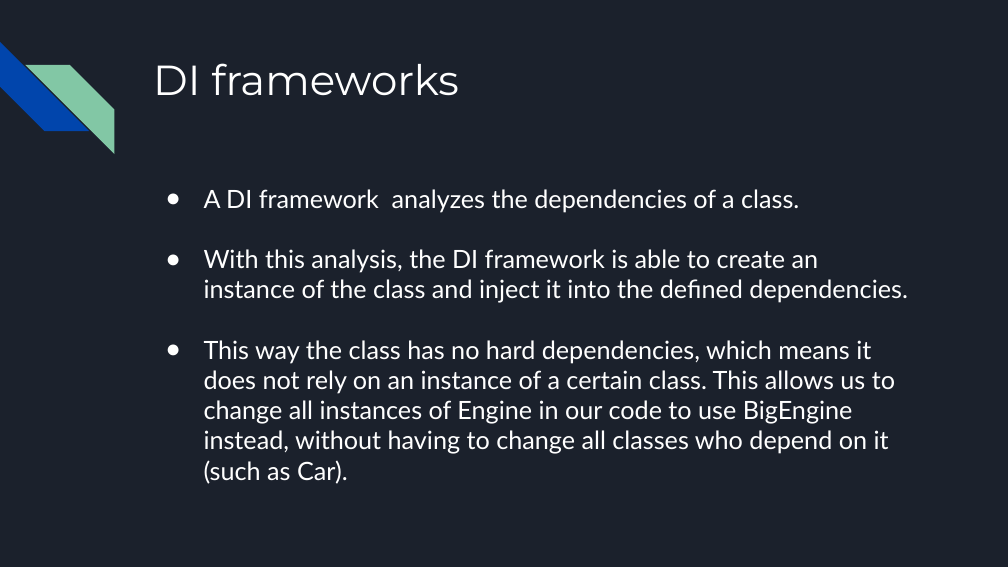
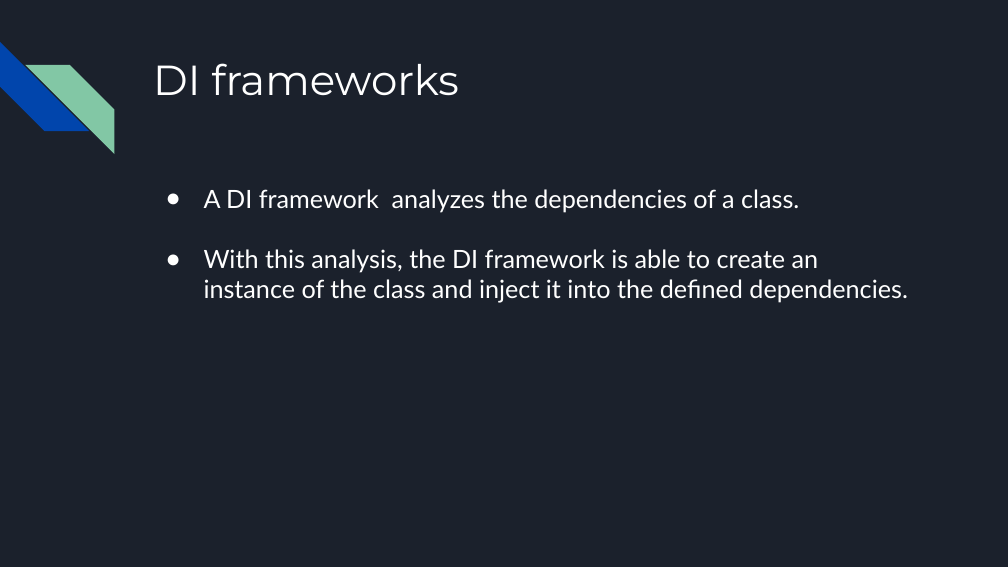
Before and after one commit to omrizloof/design-patterns, a slide deck: slide 11 of Dependency Injection.pptx (slide 12 before the commit). Drawn at 1008x567 pixels with LibreOffice and Linux fonts; fonts in the diff are those of the drawing. Boxes give left, top, right and bottom in pixels: in the first picture for what was removed or moved away, otherwise in the second. Text is boxed around its words. In the diff, an @@ line names an element or a change of style, - is before the commit and + after.

```diff
--- a/Dependency Injection.pptx
+++ b/Dependency Injection.pptx
@@ text at (204,340,895,484): paragraph removed @@
-● This way the class has no hard dependencies, which means it does not rely on an instance of a certain class. This allows us to change all instances of Engine in our code to use BigEngine instead, without having to change all classes who depend on it (such as Car).
```
Also in this commit, not shown: 1 other slide changed, 1 slide removed.
